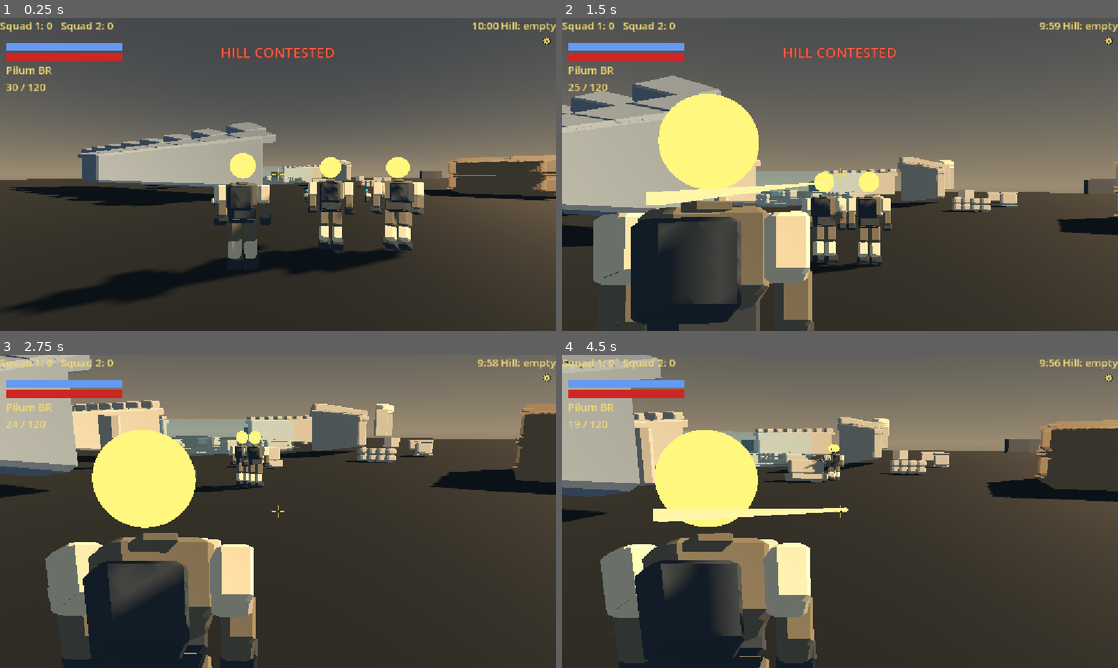
Above: before the commit, frames 1-4 (two rows, left to right).
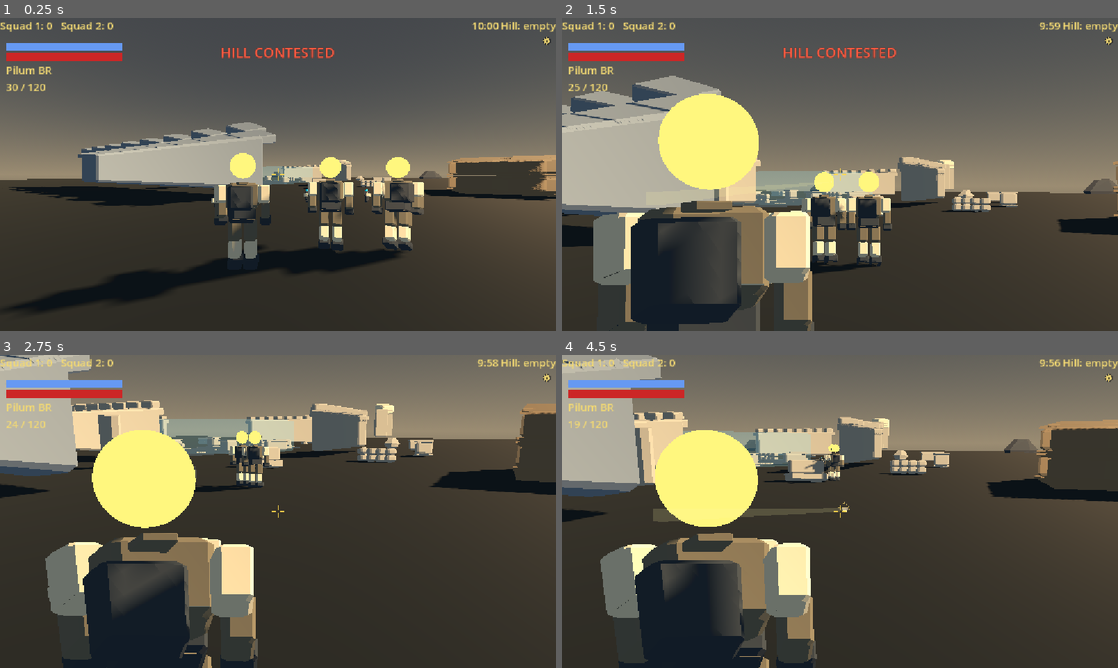
Above: after the commit, the same moments.

Repository: shibicb72-design/Project_Gladius
Game: Godot game, scene res://scenes/match/match.tscn
Same seed, same stepped clock (60 frames per second), same inputs: the game is played once before the commit and once after it. This scene is started directly instead of the project's main scene.
Inputs (mouse positions are in pixels of both pictures, inside the frame that each line leads up to):
- Up to frame 1 (0.25 s): no input
- Up to frame 2 (1.5 s): move the mouse to (962, 158) at 0.52 s; hold D (move_right) 0.53-1.25 s; hold Right mouse button (aim) 0.53-1.25 s; click (962, 158) at 0.67 s; tap Space (jump) at 0.77 s; drag from (728, 190) to (812, 237) at 1.27 s
- Up to frame 3 (2.75 s): move the mouse to (333, 442) at 2.02 s; hold D (move_right) from 2.03 s (still down); tap Down (look_down) at 2.1 s
- Up to frame 4 (4.5 s): release D (move_right) at 2.75 s; drag from (812, 574) to (673, 464) at 2.77 s; move the mouse to (1006, 558) at 3.52 s; hold A (move_left) 3.53-4.25 s; tap Right (look_right) at 3.6 s; tap Space (jump) at 3.77 s; drag from (673, 464) to (756, 433) at 4.27 s

The runs differ from the first frame. In frame 1, less than 0.1% of the frame differs, in the area x 26-80%, y 48-54%; in frame 2, 0.9%; in frame 3, less than 0.1%; in frame 4, 1.1%, in the area x 16-86%, y 26-54%.

Commit message:
feat: strengthen shot and impact effects within mobile proxy budget

Diff:
--- a/data/art_astra.json
+++ b/data/art_astra.json
@@ -41,6 +41,9 @@
 		]
 	},
 	"kit": {
+		"rock_radius_fractions": [0.72, 1.0, 0.38],
+		"rock_height_fractions": [-0.5, -0.1, 0.5],
+		"rock_twist_degrees": [0, 7, 19],
 		"camp_grid": [2, 2, 2],
 		"camp_fill": 0.97,
 		"bevel_fraction": 0.12,
--- a/data/ui.json
+++ b/data/ui.json
@@ -20,7 +20,61 @@
 		"tracer_render_priority": 10,
 		"tracer_min_screen_px": 60.0,
 		"tracer_color": [1.0, 0.9, 0.4, 1.0],
-		"flash_size_m": 0.28,
+		"flash_size_m": 0.38,
+		"flash_planes": 3,
+		"flash_arm_fraction": 0.16,
+		"impact_radial_segments": 8,
+		"impact_rings": 4,
+		"sparks": {
+			"_placeholder": true,
+			"_todo": "OQ-ART-ASTRA: bounded CPU impact sparks; presentation trial.",
+			"amount": 12,
+			"lifetime_s": 0.28,
+			"spread_degrees": 75,
+			"gravity_mps2": [
+				0,
+				-4,
+				0
+			],
+			"velocity_min_mps": 0.6,
+			"velocity_max_mps": 2.8,
+			"size_m": [
+				0.025,
+				0.025,
+				0.09
+			],
+			"color": [
+				1,
+				0.7,
+				0.25,
+				1
+			]
+		},
+		"dust": {
+			"_placeholder": true,
+			"_todo": "OQ-ART-ASTRA: bounded CPU impact dust; presentation trial.",
+			"amount": 8,
+			"lifetime_s": 0.4,
+			"spread_degrees": 90,
+			"gravity_mps2": [
+				0,
+				0.5,
+				0
+			],
+			"velocity_min_mps": 0.15,
+			"velocity_max_mps": 0.8,
+			"size_m": [
+				0.09,
+				0.07,
+				0.09
+			],
+			"color": [
+				0.55,
+				0.5,
+				0.42,
+				0.6
+			]
+		},
 		"flash_duration_s": 0.06,
 		"flash_color": [1.0, 0.75, 0.3, 1.0],
 		"weapon_mesh_size_m": [0.08, 0.1, 0.5],
--- a/scripts/visual/lowpoly_kit.gd
+++ b/scripts/visual/lowpoly_kit.gd
@@ -57,6 +57,27 @@
 		_triangle(st, at - up * 0.5, p, q, color)
 		_triangle(st, at + up * 0.5, q + up, p + up, color)
 
+static func _rock(st: SurfaceTool, size: Vector3, color: Color, k: Dictionary) -> void:
+	var sides := int(k["rock_sides"])
+	var radii: Array = k["rock_radius_fractions"]
+	var heights: Array = k["rock_height_fractions"]
+	var twists: Array = k["rock_twist_degrees"]
+	var rings: Array = []
+	for level in radii.size():
+		var ring: Array[Vector3] = []
+		for i in sides:
+			var angle := TAU * i / sides + deg_to_rad(float(twists[level]))
+			ring.append(Vector3(cos(angle) * size.x * 0.5 * float(radii[level]), size.y * float(heights[level]), sin(angle) * size.z * 0.5 * float(radii[level])))
+		rings.append(ring)
+	for level in rings.size() - 1:
+		for i in sides:
+			var j := (i + 1) % sides
+			_quad(st, rings[level][i], rings[level + 1][i], rings[level + 1][j], rings[level][j], color)
+	for i in sides:
+		var j := (i + 1) % sides
+		_triangle(st, Vector3(0, -size.y * 0.5, 0), rings[0][i], rings[0][j], color)
+		_triangle(st, Vector3(0, size.y * 0.5, 0), rings[-1][j], rings[-1][i], color)
+
 static func build(kind: String, size: Vector3) -> ArrayMesh:
 	var st := SurfaceTool.new()
 	st.begin(Mesh.PRIMITIVE_TRIANGLES)
@@ -70,7 +91,7 @@
 		"pillar":
 			_pillar(st, size, Vector3.ZERO, stone, int(k["pillar_sides"]))
 		"rock", "rubble":
-			_pillar(st, size, Vector3.ZERO, dark, int(k["rock_sides"]))
+			_rock(st, size, dark, k)
 		"arch":
 			var leg: Vector3 = size * vec(k["arch_leg_fraction"])
 			for sign_x in [-1, 1]:
--- a/scripts/weapons/shot_fx.gd
+++ b/scripts/weapons/shot_fx.gd
@@ -8,6 +8,8 @@
 var flash: MeshInstance3D
 var weapon_mesh: MeshInstance3D
 var impact: MeshInstance3D
+var sparks: CPUParticles3D
+var dust: CPUParticles3D
 
 var _cfg: Dictionary = {}
 var _tracer_left_s: float = 0.0
@@ -25,7 +27,7 @@
 	_rng.randomize()
 	# Tracer, flash, impact live in world space (top_level); the weapon mesh follows the pawn.
 	tracer = _make_mesh(BoxMesh.new(), _color("tracer_color"))
-	flash = _make_mesh(SphereMesh.new(), _color("flash_color"))
+	flash = _make_mesh(_flash_mesh(), _color("flash_color"))
 	impact = _make_mesh(SphereMesh.new(), _color_or("impact_color", Color(1.0, 0.85, 0.4, 1.0)))
 	tracer.top_level = true
 	flash.top_level = true
@@ -35,14 +37,20 @@
 	var tmat := (tracer.mesh as BoxMesh).material as StandardMaterial3D
 	tmat.no_depth_test = bool(_cfg["tracer_draw_on_top"])
 	tmat.render_priority = int(_cfg["tracer_render_priority"])
-	(flash.mesh as SphereMesh).material.set("no_depth_test", bool(_cfg["tracer_draw_on_top"]))
+	tmat.transparency = BaseMaterial3D.TRANSPARENCY_ALPHA
+	var fmat := flash.mesh.surface_get_material(0) as StandardMaterial3D
+	fmat.no_depth_test = bool(_cfg["tracer_draw_on_top"])
+	fmat.blend_mode = BaseMaterial3D.BLEND_MODE_ADD
+	fmat.transparency = BaseMaterial3D.TRANSPARENCY_ALPHA
+	fmat.cull_mode = BaseMaterial3D.CULL_DISABLED
 	(impact.mesh as SphereMesh).material.set("no_depth_test", bool(_cfg["tracer_draw_on_top"]))
-	var s: float = _cfg["flash_size_m"]
-	(flash.mesh as SphereMesh).radius = s * 0.5
-	(flash.mesh as SphereMesh).height = s
 	var isz: float = float(_cfg.get("impact_size_m", 0.18))
 	(impact.mesh as SphereMesh).radius = isz * 0.5
 	(impact.mesh as SphereMesh).height = isz
+	(impact.mesh as SphereMesh).radial_segments = int(_cfg["impact_radial_segments"])
+	(impact.mesh as SphereMesh).rings = int(_cfg["impact_rings"])
+	sparks = _make_burst("sparks")
+	dust = _make_burst("dust")
 	tracer.visible = false
 	flash.visible = false
 	impact.visible = false
@@ -53,12 +61,66 @@
 	SoldierModel.add_rifle(weapon_mesh)
 
 
+func _flash_mesh() -> ArrayMesh:
+	var st := SurfaceTool.new()
+	st.begin(Mesh.PRIMITIVE_TRIANGLES)
+	var size := float(_cfg["flash_size_m"])
+	var narrow := size * float(_cfg["flash_arm_fraction"])
+	var planes := int(_cfg["flash_planes"])
+	for i in planes:
+		var angle := PI * i / planes
+		var axis := Vector3(cos(angle), 0, sin(angle))
+		var side := Vector3.UP
+		var points: Array[Vector3] = [axis * size * 0.5, side * narrow, -axis * size * 0.5, -side * narrow]
+		for index in [0, 1, 2, 0, 2, 3]:
+			st.set_normal(Vector3.FORWARD.rotated(Vector3.UP, -angle))
+			st.add_vertex(points[index])
+	var mesh := st.commit()
+	return mesh
+
+func _make_burst(key: String) -> CPUParticles3D:
+	var cfg: Dictionary = _cfg[key]
+	var particles := CPUParticles3D.new()
+	particles.name = key.capitalize()
+	particles.emitting = false
+	particles.one_shot = true
+	particles.amount = int(cfg["amount"])
+	particles.lifetime = float(cfg["lifetime_s"])
+	particles.explosiveness = 1.0
+	particles.direction = Vector3.UP
+	particles.spread = float(cfg["spread_degrees"])
+	particles.gravity = LowpolyKit.vec(cfg["gravity_mps2"])
+	particles.initial_velocity_min = float(cfg["velocity_min_mps"])
+	particles.initial_velocity_max = float(cfg["velocity_max_mps"])
+	particles.local_coords = false
+	var mesh := BoxMesh.new()
+	mesh.size = LowpolyKit.vec(cfg["size_m"])
+	var mat := StandardMaterial3D.new()
+	mat.shading_mode = BaseMaterial3D.SHADING_MODE_UNSHADED
+	mat.transparency = BaseMaterial3D.TRANSPARENCY_ALPHA
+	mat.vertex_color_use_as_albedo = true
+	mat.albedo_color = GreyboxArt.color_value(cfg["color"])
+	mesh.material = mat
+	particles.mesh = mesh
+	var gradient := Gradient.new()
+	gradient.set_color(0, Color.WHITE)
+	gradient.set_color(1, Color(1, 1, 1, 0))
+	particles.color_ramp = gradient
+	particles.cast_shadow = GeometryInstance3D.SHADOW_CASTING_SETTING_OFF
+	add_child(particles)
+	particles.top_level = true
+	return particles
+
+
 func _make_mesh(mesh: Mesh, color: Color) -> MeshInstance3D:
 	var m := MeshInstance3D.new()
 	var mat := StandardMaterial3D.new()
 	mat.albedo_color = color
 	mat.shading_mode = BaseMaterial3D.SHADING_MODE_UNSHADED
-	mesh.material = mat
+	if mesh is PrimitiveMesh:
+		(mesh as PrimitiveMesh).material = mat
+	else:
+		(mesh as ArrayMesh).surface_set_material(0, mat)
 	m.mesh = mesh
 	m.cast_shadow = GeometryInstance3D.SHADOW_CASTING_SETTING_OFF
 	add_child(m)
@@ -113,6 +175,7 @@
 	tracer.visible = length > 0.001
 	flash.visible = true
 	_tracer_left_s = _cfg["tracer_duration_s"]
+	((tracer.mesh as BoxMesh).material as StandardMaterial3D).albedo_color = _color("tracer_color")
 	_flash_left_s = _cfg["flash_duration_s"]
 	# Impact spark at the far point (Kenney impact spawn pattern; procedural mesh).
 	if length > 0.001 and impact != null:
@@ -120,6 +183,10 @@
 		impact.scale = Vector3.ONE * _rng.randf_range(0.7, 1.2)
 		impact.visible = true
 		_impact_left_s = float(_cfg.get("impact_duration_s", 0.12))
+		for burst in [sparks, dust]:
+			burst.global_position = end
+			burst.emitting = true
+			burst.restart()
 	# Viewmodel recoil kick (eases back in _physics_process).
 	if weapon_mesh != null and _cfg.has("viewmodel_recoil_m"):
 		var kick: Array = _cfg["viewmodel_recoil_m"]
@@ -147,6 +214,9 @@
 func _physics_process(delta: float) -> void:
 	if _tracer_left_s > 0.0:
 		_tracer_left_s -= delta
+		var color := _color("tracer_color")
+		color.a *= clampf(_tracer_left_s / float(_cfg["tracer_duration_s"]), 0.0, 1.0)
+		((tracer.mesh as BoxMesh).material as StandardMaterial3D).albedo_color = color
 		if _tracer_left_s <= 0.0:
 			tracer.visible = false
 	if _flash_left_s > 0.0:
--- /dev/null
+++ b/tests/test_astra_fx.gd
@@ -0,0 +1,32 @@
+extends "res://tests/test_case.gd"
+
+func test_star_flash_tracer_fade_and_bounded_cpu_impact_bursts() -> void:
+	var tree: SceneTree = Engine.get_main_loop()
+	var pawn: Pawn = load("res://scenes/player/pawn.tscn").instantiate()
+	tree.root.add_child(pawn)
+	pawn.set_physics_process(false)
+	var fx := pawn.shot_fx
+	fx.set_physics_process(false)
+	var cfg: Dictionary = DataRegistry.new().load_file("res://data/ui.json")["shot_fx"]
+	assert_true(fx.flash.mesh is ArrayMesh, "star mesh replaces sphere")
+	assert_true(fx.impact.mesh is SphereMesh and fx.tracer.mesh is BoxMesh, "public primitive contracts")
+	var flash_mat := fx.flash.mesh.surface_get_material(0) as StandardMaterial3D
+	assert_eq(flash_mat.blend_mode, BaseMaterial3D.BLEND_MODE_ADD, "additive flash")
+	assert_eq(flash_mat.shading_mode, BaseMaterial3D.SHADING_MODE_UNSHADED, "unshaded flash")
+	var tracer_mat := (fx.tracer.mesh as BoxMesh).material as StandardMaterial3D
+	assert_eq(tracer_mat.no_depth_test, bool(cfg["tracer_draw_on_top"]), "depth test contract")
+	assert_eq(tracer_mat.render_priority, int(cfg["tracer_render_priority"]), "render priority contract")
+	fx.show_shot(Vector3.ZERO, Vector3(0, 1, -10))
+	var duration := float(cfg["tracer_duration_s"])
+	fx._physics_process(duration * 0.5)
+	assert_true(fx.is_tracer_visible(), "tracer alive until timer ends")
+	assert_true(tracer_mat.albedo_color.a > 0 and tracer_mat.albedo_color.a < 1, "alpha fades midlife")
+	fx._physics_process(duration)
+	assert_true(not fx.is_tracer_visible(), "timer still owns visibility")
+	for key in ["sparks", "dust"]:
+		var burst := fx.get_node(key.capitalize()) as CPUParticles3D
+		assert_true(burst != null and burst.one_shot, "CPU one-shot " + key)
+		assert_true(burst.amount > 0 and burst.amount <= 24 and burst.lifetime <= 0.5, "particle budget " + key)
+		assert_eq(burst.amount, int(cfg[key]["amount"]), "amount from data")
+		assert_true(burst.global_position.is_equal_approx(Vector3(0, 1, -10)), "impact endpoint " + key)
+	pawn.free()
Not shown, added: tests/test_astra_fx.gd.uid
Not shown, changed: docs/OPEN_QUESTIONS.md
